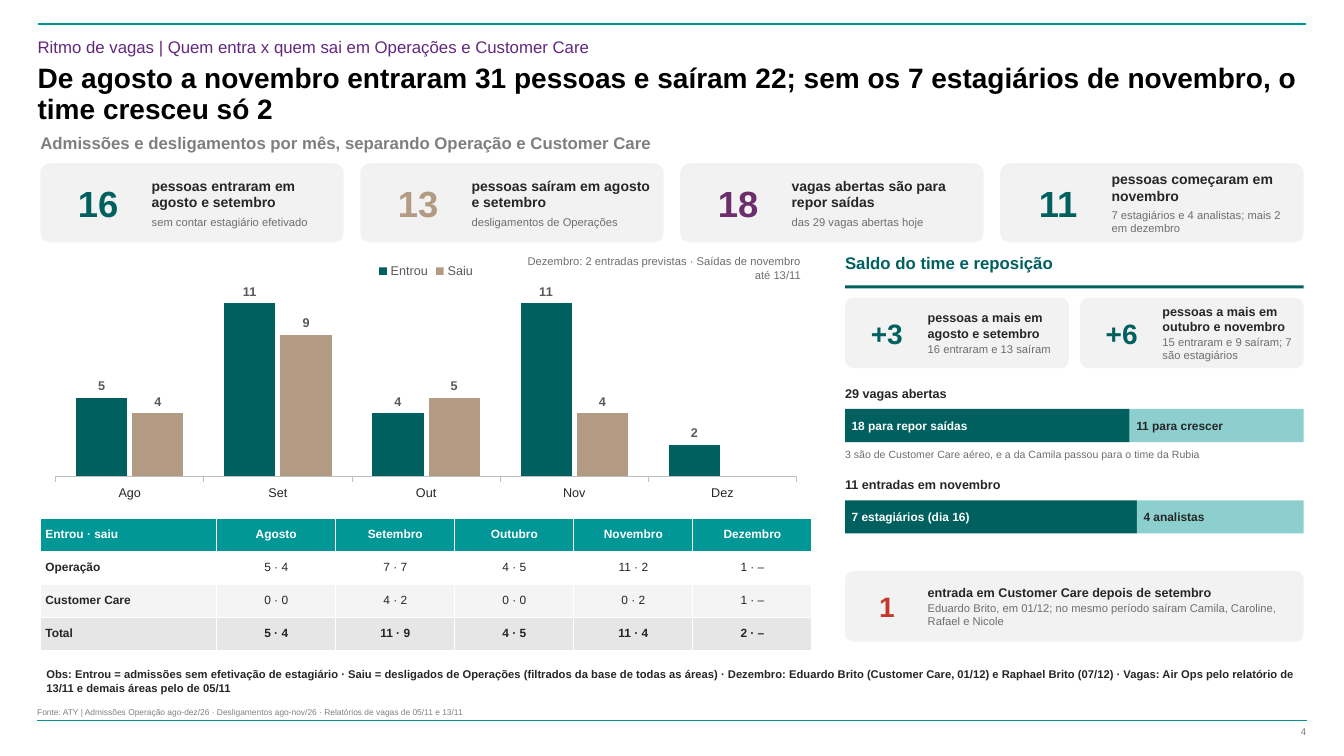
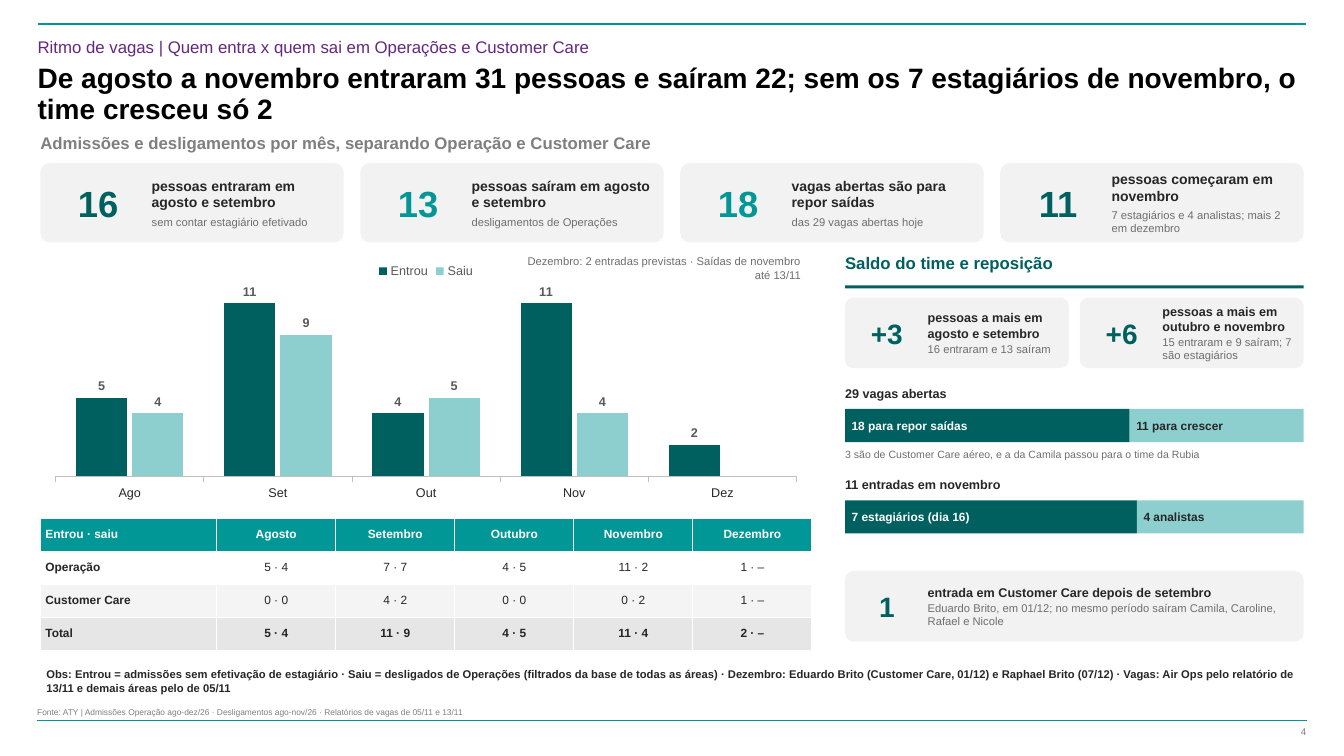
Before and after one commit to suzetemirandasilva5601-cpu/Challenge, a slide deck: slide 4 of 20261112 - ATY - Diagnóstico da Estrutura de Operações - Vagas e Férias.pptx. Drawn at 1344x756 pixels with LibreOffice and Linux fonts; fonts in the diff are those of the drawing; background and template pictures are left out. Boxes give left, top, right and bottom in pixels: in the first picture for what was removed or moved away, otherwise in the second. Text is boxed around its words. In the diff, an @@ line names an element or a change of style, - is before the commit and + after.

```diff
--- a/20261112 - ATY - Diagnóstico da Estrutura de Operações - Vagas e Férias.pptx
+++ b/20261112 - ATY - Diagnóstico da Estrutura de Operações - Vagas e Férias.pptx
@@ text "13" at box(398, 191, 438, 218): text colour #B29A83 to #009796 @@
@@ text "18" at box(718, 191, 758, 218): text colour #6B2D6B to #009796 @@
@@ column chart at box(40, 252, 813, 506) @@
@@ colour of Saiu #B29A83 to #8CCFCE @@
@@ text "1" at box(879, 597, 895, 617): text colour #C0392B to #00605F @@
```
Also in this commit, not shown: 5 other slides changed, 3 other files.
